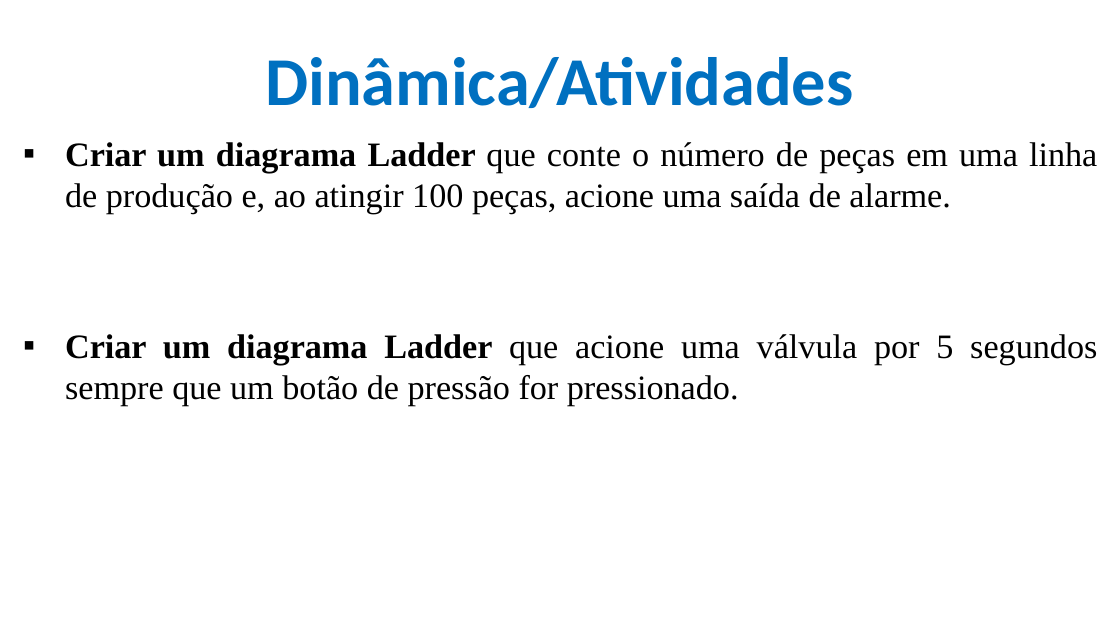
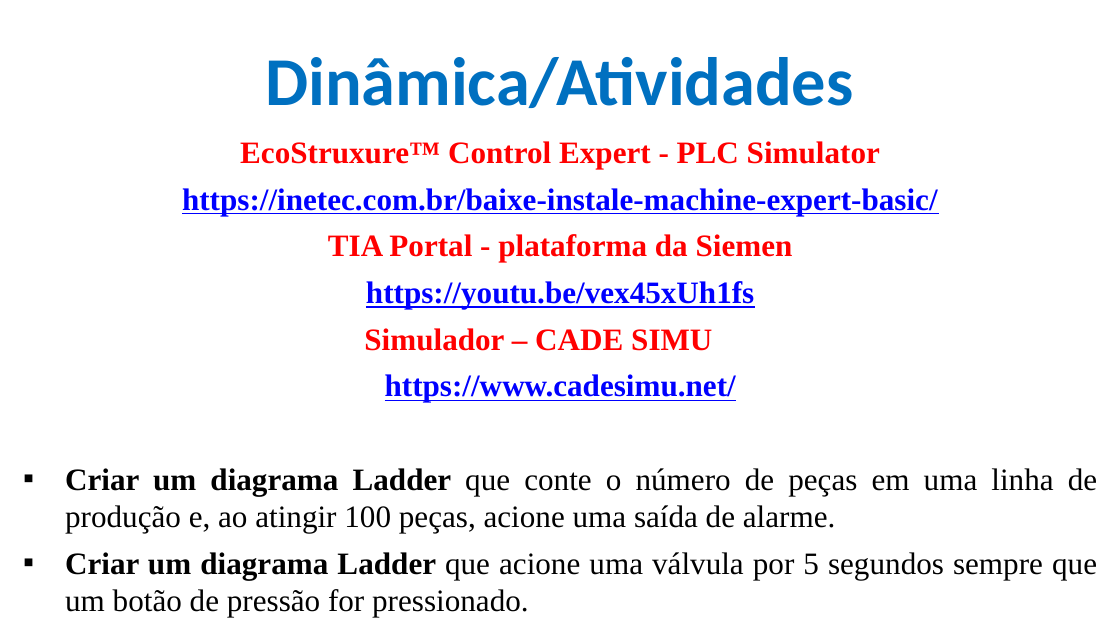
Before and after one commit to CloudEducationBrazil/WydenUniRuyControladoresLogicosProgCLP, a slide deck: slide 23 of 01 Classes/Aula4 - CLP - Programação - Ling LADER Contagem e Temporizadores.pptx (slide 14 before the commit). Drawn at 1120x630 pixels with LibreOffice and Linux fonts; fonts in the diff are those of the drawing; background and template pictures are left out. Boxes give left, top, right and bottom in pixels: in the first picture for what was removed or moved away, otherwise in the second. Text is boxed around its words. In the diff, an @@ line names an element or a change of style, - is before the commit and + after.

```diff
--- a/01 Classes/Aula4 - CLP - Programação - Ling LADER Contagem e Temporizadores.pptx
+++ b/01 Classes/Aula4 - CLP - Programação - Ling LADER Contagem e Temporizadores.pptx
@@ text at <box>182,141,938,402</box>: paragraphs added @@
+EcoStruxure™ Control Expert - PLC Simulator
+https://inetec.com.br/baixe-instale-machine-expert-basic/
+TIA Portal - plataforma da Siemen
+https://youtu.be/vex45xUh1fs
+Simulador – CADE SIMU
+https://www.cadesimu.net/
@@ text at <box>65,468,1097,617</box>: size 22 to 20 pt in "Criar um diagrama Ladder que conte o ...", "Criar um diagrama Ladder que acione uma ..." @@
```
Also in this commit, not shown: 2 other slides changed, 9 slides added.
